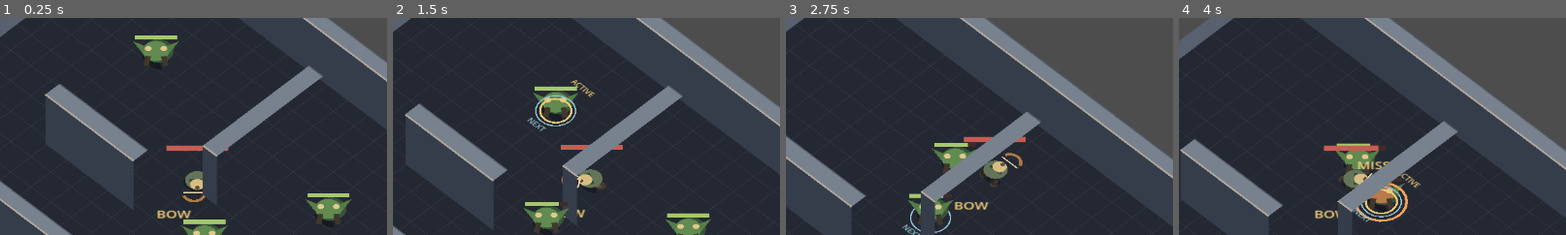
Above: before the commit, frames 1-4 (left to right).
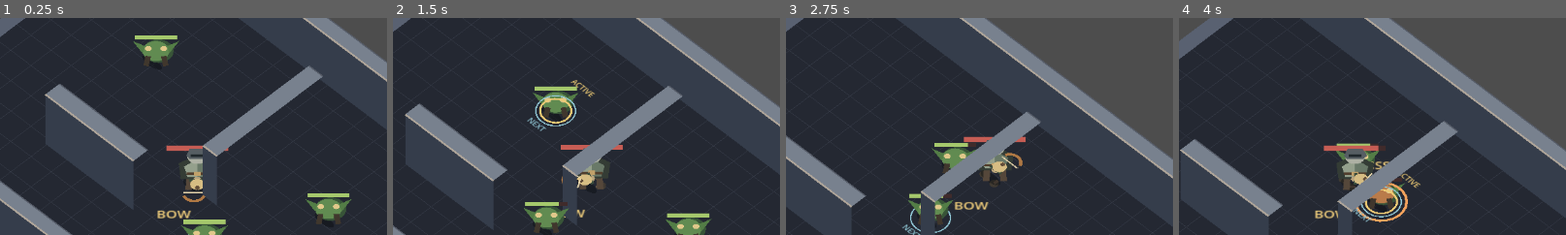
Above: after the commit, the same moments.

Repository: Jonty303/Project-Gauntlands
Game: Godot game, scene res://scenes/main.tscn
The game is run twice, just before and just after one commit, with the same random seed, the same clock (stepped at 60 frames per second) and the same inputs.
Inputs (mouse positions are % of the whole screen's width and height, from its top left):
- Up to frame 1 (0.25 s): no input
- Up to frame 2 (1.5 s): tap Enter (ui_accept) at 0.5 s; drag from (9, 85) to (60, 28) at 0.52 s; drag from (92, 86) to (45, 70) at 1.27 s
- Up to frame 3 (2.75 s): move the mouse to (60, 28) at 2.02 s; hold D (move_right) from 2.03 s (still down); tap Q (target_previous) at 2.1 s
- Up to frame 4 (4 s): release D (move_right) at 2.75 s; drag from (45, 70) to (20, 35) at 2.77 s; move the mouse to (80, 65) at 3.52 s; hold A (move_left) from 3.53 s (still down); hold Space (attack) from 3.53 s (still down); tap Enter (ui_accept) at 3.77 s
The pictures show only the part of the screen within x 25-74%, y 12-62%; the shares and areas given below are measured in that part.

The runs differ from the first frame. In frame 1, 0.6% of the frame differs, in the area x 47-53%, y 60-80%; in frame 2, 0.4%; in frame 3, 0.4%; in frame 4, 0.9%, in the area x 42-51%, y 60-80%.

Commit message:
Replace adventurer disk with shaded miniature cloak cuirass and helmet

Diff:
--- a/scripts/player.gd
+++ b/scripts/player.gd
@@ -7,7 +7,7 @@
 var previous_attack_pressed: bool = false
 const ARROW_SCRIPT = preload("res://scripts/arrow.gd")
 const TARGET_ARC_DOT := 0.5 # 120-degree acquisition arc
-const MAX_TARGET_RANGE := 450.0
+const MAX_TARGET_RANGE := 850.0
 const FIRE_INTERVAL := 0.45
 const SWORD_INTERVAL := 0.65
 const SWORD_RANGE := 54.0
@@ -251,7 +251,29 @@
     draw_circle(Vector2.ZERO, 18.0, Color(0.03, 0.04, 0.05, 0.4))
     draw_set_transform(Vector2.ZERO, -PI / 4.0, Vector2(1.55, 1.55))
     var torso_center := forward * (1.5 - shot_recoil * 2.5 - bounce) - Vector2(0, 5)
-    draw_circle(torso_center, 11.0, Color("#64745a"))
+    # Three-quarter fantasy miniature: cloak, leather belt, metal cuirass and helm.
+    draw_colored_polygon(PackedVector2Array([
+        Vector2(-15, -5), Vector2(15, -5), Vector2(17, -24),
+        Vector2(0, -34), Vector2(-17, -24)
+    ]), Color("#343c35"))
+    draw_colored_polygon(PackedVector2Array([
+        Vector2(-12, -20), Vector2(0, -29), Vector2(12, -20),
+        Vector2(9, -7), Vector2(-9, -7)
+    ]), Color("#697968"))
+    draw_colored_polygon(PackedVector2Array([
+        Vector2(-12, -20), Vector2(0, -29), Vector2(0, -7), Vector2(-9, -7)
+    ]), Color("#94a08c"))
+    draw_line(Vector2(-10, -11), Vector2(10, -11), Color("#513e2d"), 3.0)
+    draw_rect(Rect2(-3, -14, 6, 5), Color("#c1a16a"))
+    draw_line(Vector2(-7, -5), Vector2(-8, 8), Color("#55473a"), 6.0)
+    draw_line(Vector2(7, -5), Vector2(8, 8), Color("#55473a"), 6.0)
+    draw_circle(Vector2(0, -32), 9.0, Color("#aeb1a4"))
+    draw_colored_polygon(PackedVector2Array([
+        Vector2(-10, -33), Vector2(-7, -41), Vector2(7, -41),
+        Vector2(11, -33), Vector2(7, -29), Vector2(-7, -29)
+    ]), Color("#565e63"))
+    draw_line(Vector2(-6, -33), Vector2(6, -33), Color("#20282c"), 3.0)
+    draw_circle(torso_center, 4.0, Color("#b9a47d"))
     draw_line(torso_center - side * 7.0, torso_center + side * 7.0, Color("#394b3c"), 3.0)
     draw_circle(torso_center + forward * 5.0, 6.5, Color("#d6bd83"))
     draw_circle(torso_center + forward * 9.0, 2.2, Color("#614d39"))
